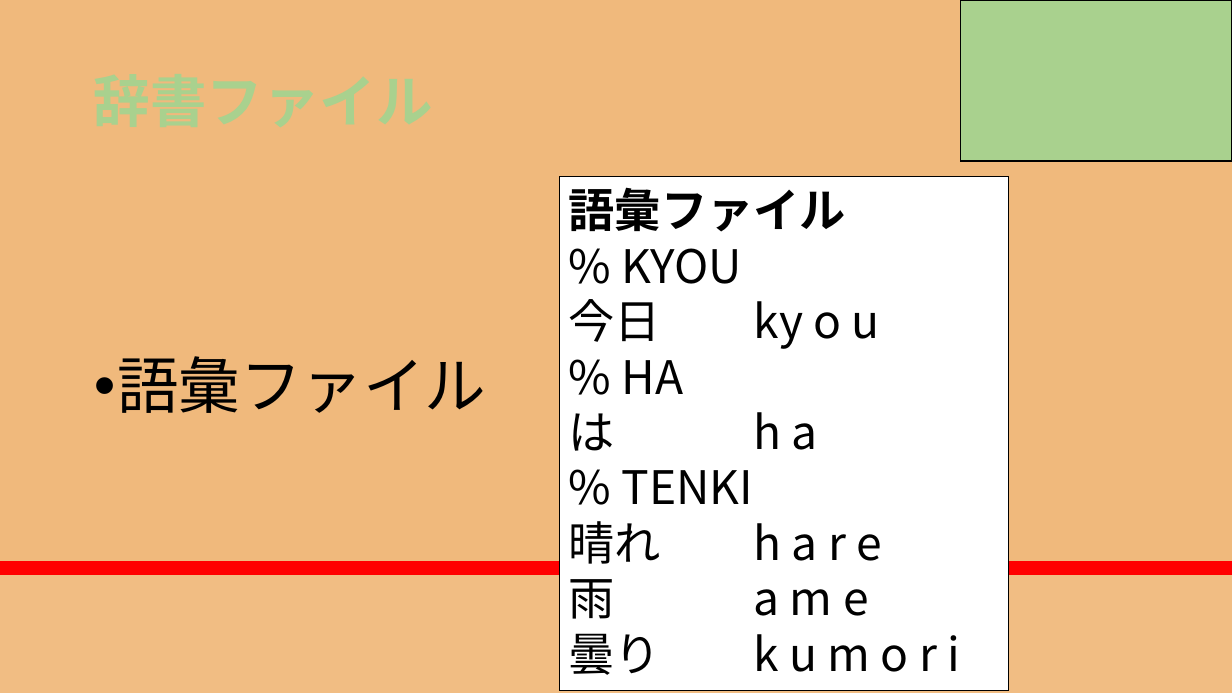
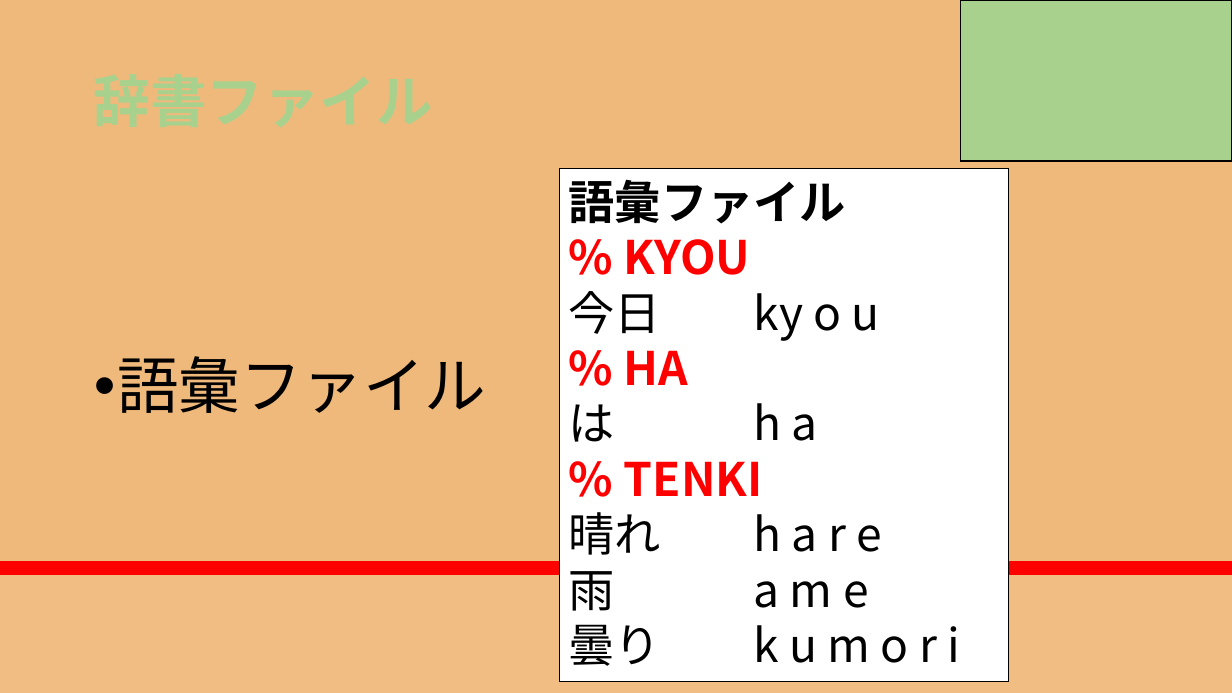
Before and after one commit to RikiishiSuzunosuke/AIspeaker_yosie, a slide deck: slide 13 of presentation/AIスピーカー開発_3_main.pptx. Drawn at 1232x693 pixels with LibreOffice and Linux fonts; fonts in the diff are those of the drawing. Boxes give left, top, right and bottom in pixels: in the first picture for what was removed or moved away, otherwise in the second. Text is boxed around its words. In the diff, an @@ line names an element or a change of style, - is before the commit and + after.

```diff
--- a/presentation/AIスピーカー開発_3_main.pptx
+++ b/presentation/AIスピーカー開発_3_main.pptx
@@ rectangle "語彙ファイル" moved from (x1=560, y1=177, x2=1009, y2=690) to (x1=560, y1=168, x2=1009, y2=681) @@
@@ text in rectangle at (x1=624, y1=239, x2=763, y2=295): text colour #000000 to #FF0000, bold on in "% TENKI" @@
@@ text in rectangle at (x1=624, y1=239, x2=763, y2=496): text colour #000000 to #FF0000, bold on in "% KYOU", "% HA", "% TENKI" @@
```
Also in this commit, not shown: 10 other slides changed.
